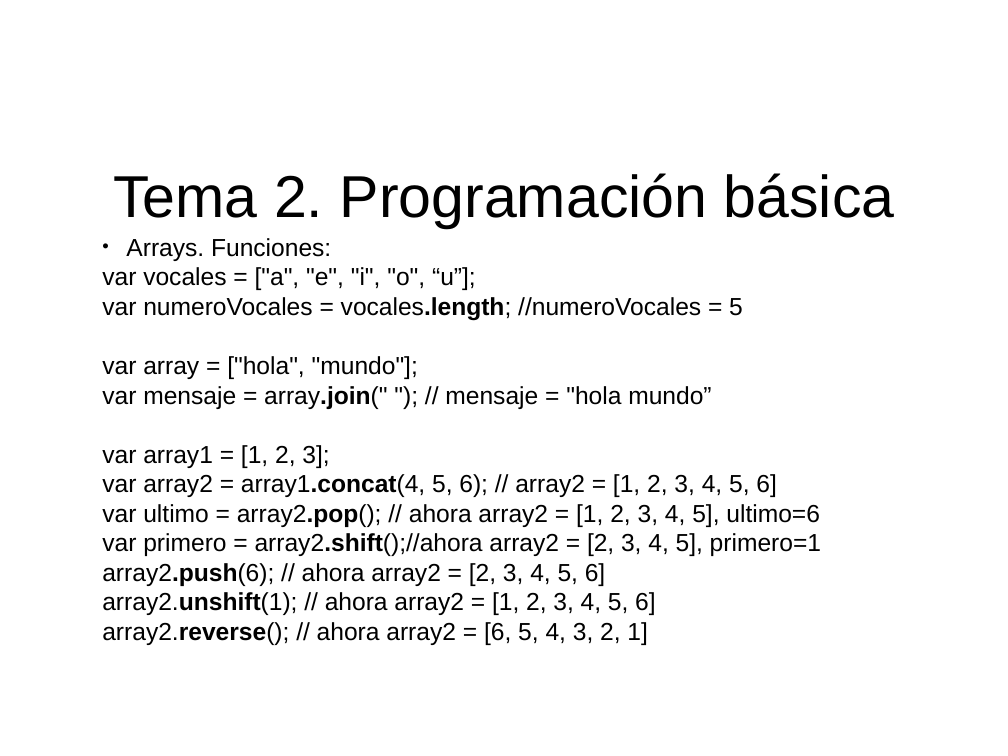
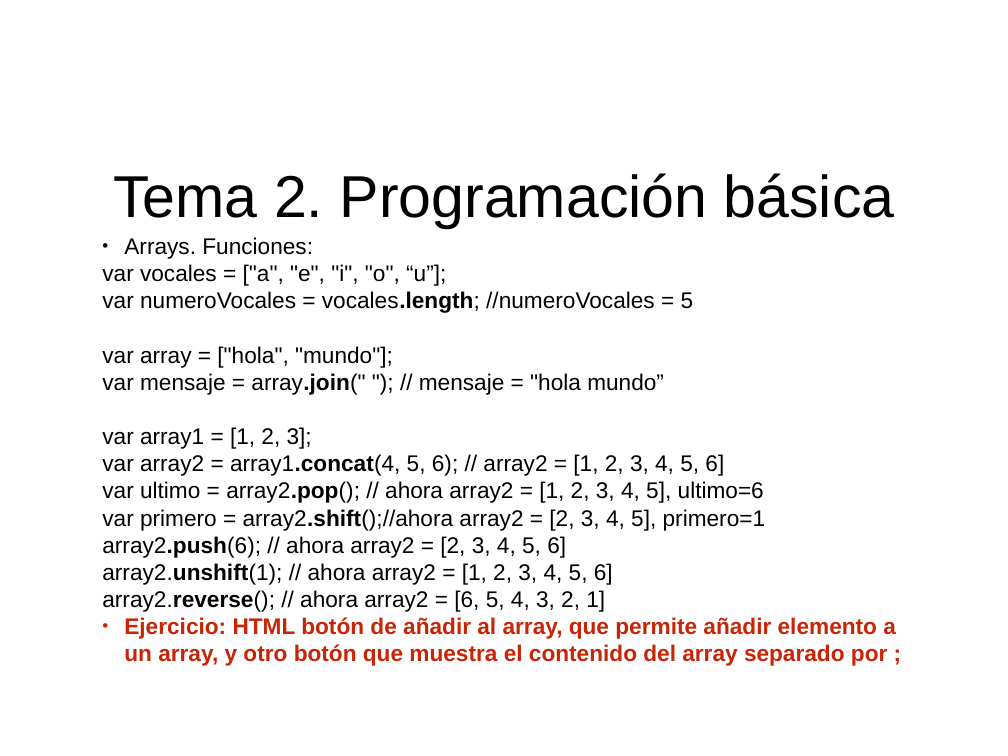
Before and after one commit to fitamix/CursoJS, a slide deck: slide 10 of Tema2/Tema2.ppt. Drawn at 1008x756 pixels with LibreOffice and Linux fonts; fonts in the diff are those of the drawing. Boxes give left, top, right and bottom in pixels: in the first picture for what was removed or moved away, otherwise in the second. Text is boxed around its words. In the diff, an @@ line names an element or a change of style, - is before the commit and + after.

```diff
--- a/Tema2/Tema2.ppt
+++ b/Tema2/Tema2.ppt
@@ subtitle at (102, 237, 765, 612): size 25 to 23 pt in "Arrays. Funciones:", "var vocales = ["a", "e", "i", "o", ...", "var numeroVocales = vocales.length; //numeroVocales = 5", "var array = ["hola", "mundo"];" and 8 more places; indent changed @@
@@ subtitle at (124, 617, 896, 666): paragraph added @@
+• Ejercicio: HTML botón de añadir al array, que permite añadir elemento a un array, y otro botón que muestra el contenido del array separado por ;
```
Also in this commit, not shown: 3 other slides changed, 3 other files.
